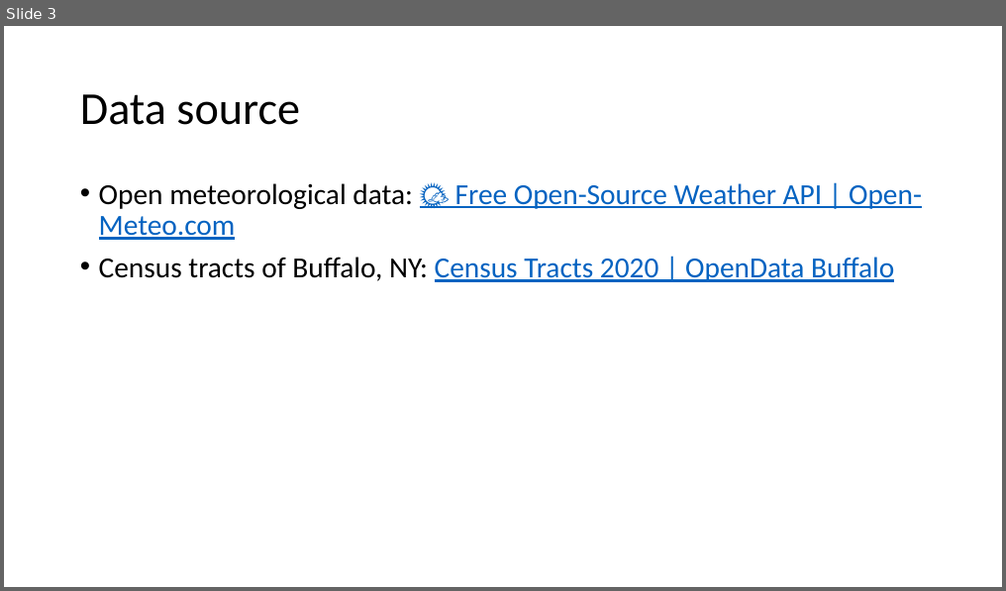
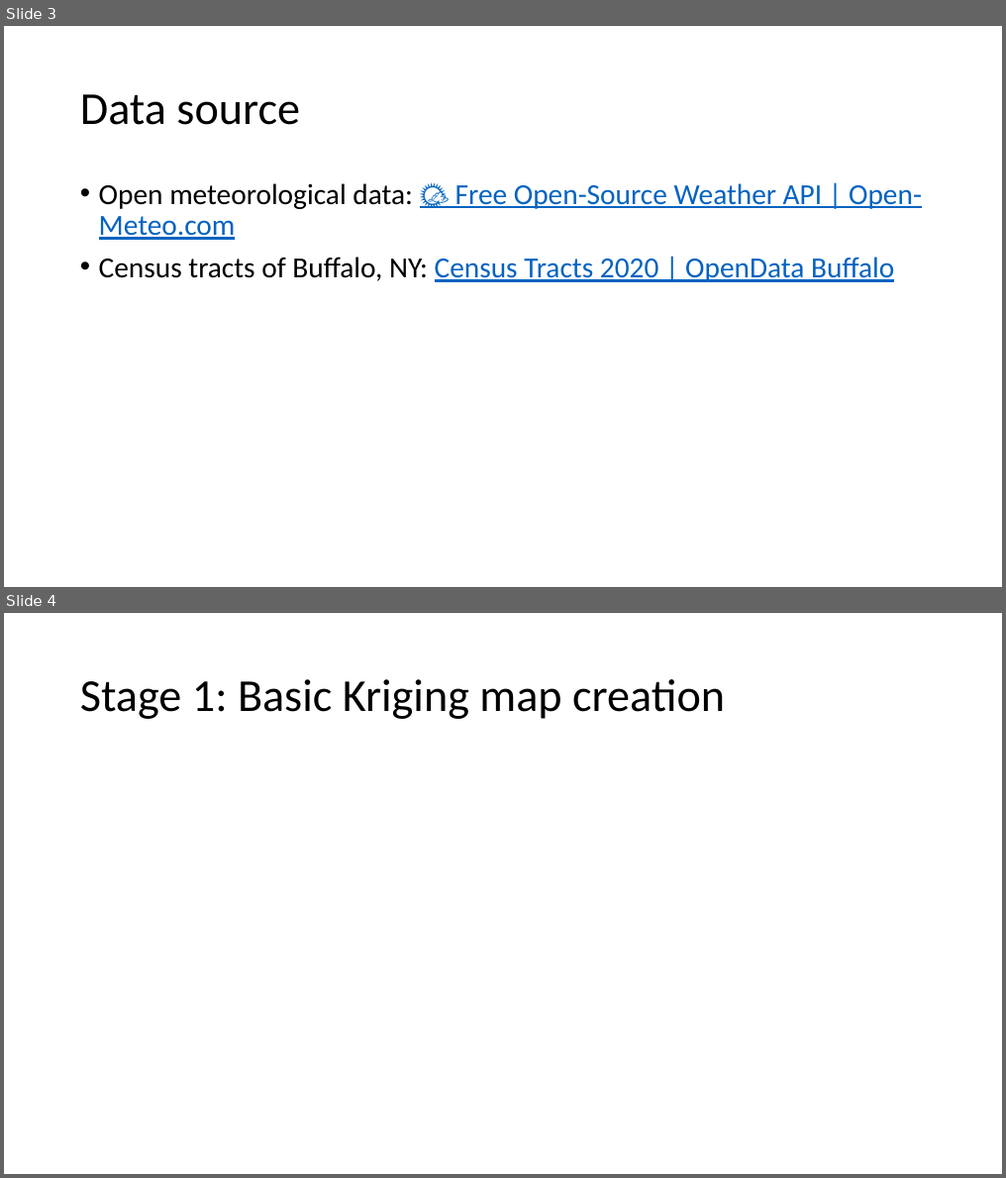
Before and after one commit to FanLukeLi/Real-time-temp-Krig-Buffalo, a slide deck: proposal/proposal.pptx. Shown one above the other, each under a label of ours: slide 3 before the commit, slides 3 and 4 after it. The pictures are 1006x591 and 1006x1178 pixels, drawn with LibreOffice and Linux fonts; fonts in the diff are those of the drawing. Boxes give left, top, right and bottom in pixels: in the first picture for what was removed or moved away, otherwise in the second. Text is boxed around its words. In the diff, an @@ line names an element or a change of style, - is before the commit and + after.

Commit message:
Confirmed stage 1

```diff
--- a/proposal/proposal.pptx
+++ b/proposal/proposal.pptx
@@ slide 4 added at bbox=[4, 613, 1002, 1174], background #FFFFFF @@
@@ title added at bbox=[80, 679, 725, 719], 44 pt, text #000000 @@
+Stage 1: Basic Kriging map creation
```
Also in this commit, not shown: 1 slide removed.
